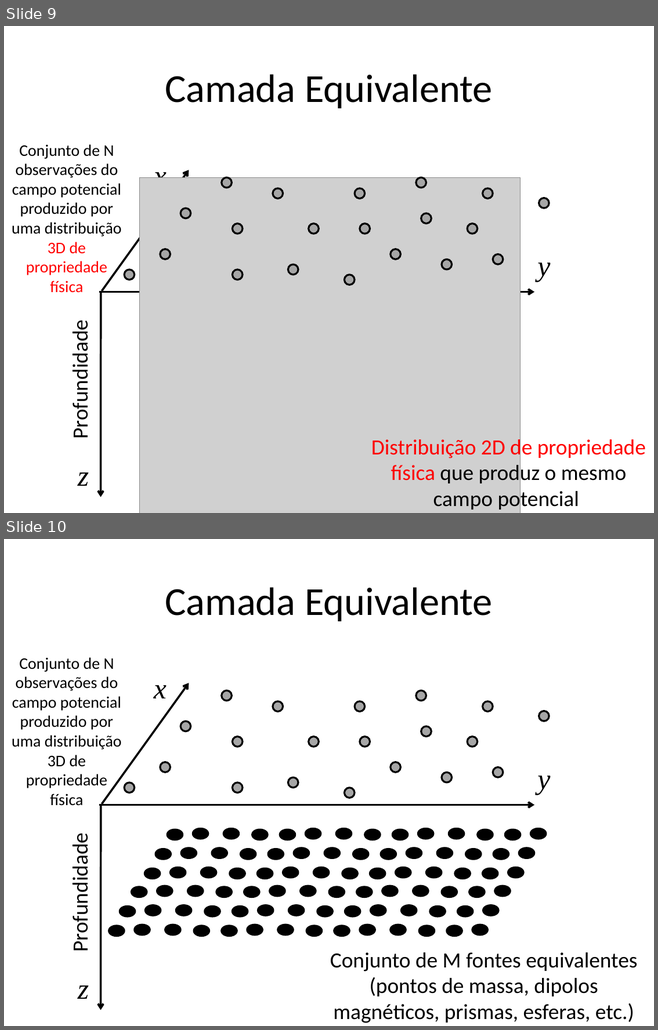
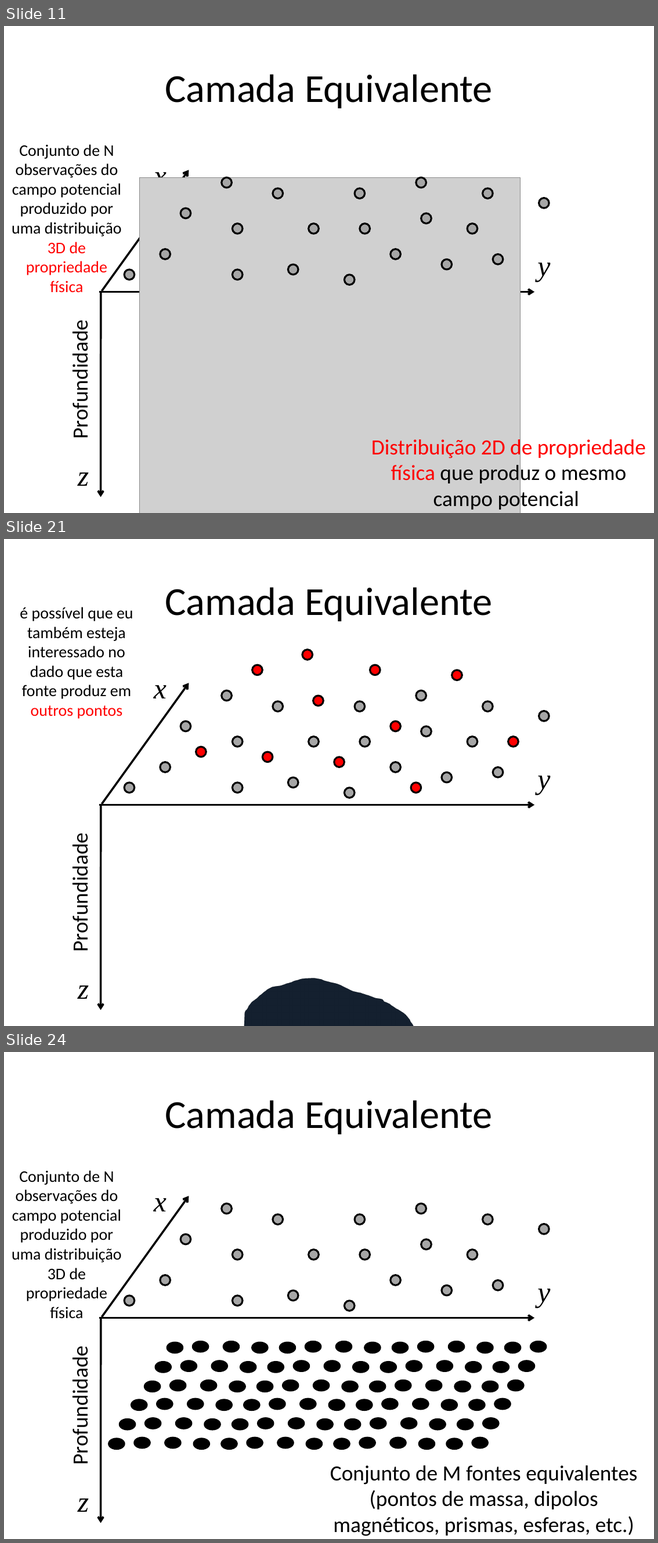
Before and after one commit to pinga-lab/CE-VII-SimBGf-2016, a slide deck: slides/ce-introducao.pptx. Shown one above the other, each under a label of ours: slides 9 and 10 before the commit, slides 11, 21 and 24 after it; the slides between them are not shown. The pictures are 658x1030 and 658x1543 pixels, drawn with LibreOffice and Linux fonts; fonts in the diff are those of the drawing; grey boxes stand for pictures. Boxes give left, top, right and bottom in pixels: in the first picture for what was removed or moved away, otherwise in the second. Text is boxed around its words. In the diff, an @@ line names an element or a change of style, - is before the commit and + after.

Commit message:
primeiras ideias sobre camada equivalente

```diff
--- a/slides/ce-introducao.pptx
+++ b/slides/ce-introducao.pptx
@@ slide 21 added at (x1=4, y1=539, x2=654, y2=1026), background #FFFFFF @@
@@ title added at (x1=165, y1=587, x2=492, y2=621), 44 pt, text #000000 @@
+Camada Equivalente
@@ text added at (x1=20, y1=607, x2=133, y2=719), 18 pt, text #000000 @@
+é possível que eu também esteja interessado no dado que esta fonte produz em outros pontos
@@ ellipse added at (x1=302, y1=649, x2=313, y2=660), fill #FF0000, outline #000000 2 pt @@
@@ ellipse added at (x1=252, y1=665, x2=263, y2=675), fill #FF0000, outline #000000 2 pt @@
@@ ellipse added at (x1=370, y1=665, x2=380, y2=675), fill #FF0000, outline #000000 2 pt @@
@@ ellipse added at (x1=452, y1=670, x2=462, y2=681), fill #FF0000, outline #000000 2 pt @@
@@ arrow added from (101, 804) to (188, 683), #000000 2.25 pt @@
@@ text added at (x1=154, y1=685, x2=166, y2=699), 32 pt, text #000000, italic @@
+x
@@ ellipse added at (x1=313, y1=696, x2=324, y2=706), fill #FF0000, outline #000000 2 pt @@
@@ ellipse added at (x1=390, y1=722, x2=400, y2=732), fill #FF0000, outline #000000 2 pt @@
@@ ellipse added at (x1=195, y1=747, x2=206, y2=757), fill #FF0000, outline #000000 2 pt @@
@@ ellipse added at (x1=508, y1=736, x2=518, y2=747), fill #FF0000, outline #000000 2 pt @@
@@ ellipse added at (x1=263, y1=752, x2=273, y2=762), fill #FF0000, outline #000000 2 pt @@
@@ ellipse added at (x1=334, y1=757, x2=344, y2=768), fill #FF0000, outline #000000 2 pt @@
@@ text added at (x1=537, y1=776, x2=550, y2=795), 32 pt, text #000000, italic @@
+y
@@ group added at (x1=124, y1=690, x2=549, y2=798): 20 ellipses @@
@@ ellipse added at (x1=411, y1=783, x2=421, y2=793), fill #FF0000, outline #000000 2 pt @@
@@ arrow added from (100, 805) to (534, 805), #000000 2.25 pt @@
@@ arrow added from (101, 805) to (101, 1010), #000000 2.25 pt @@
@@ text added at (x1=67, y1=845, x2=94, y2=949), 24 pt, text #000000 @@
+Profundidade
@@ freeform shape added at (x1=244, y1=956, x2=413, y2=1026), fill #4F81BD @@
@@ text added at (x1=78, y1=986, x2=89, y2=999), 32 pt, text #000000, italic @@
+z
@@ what was slide 9 is now slide 11 @@
@@ what was slide 10 is now slide 24 @@
```
Also in this commit, not shown: 2 slides changed, 15 other slides added, 1 slide removed, 1 other file.
